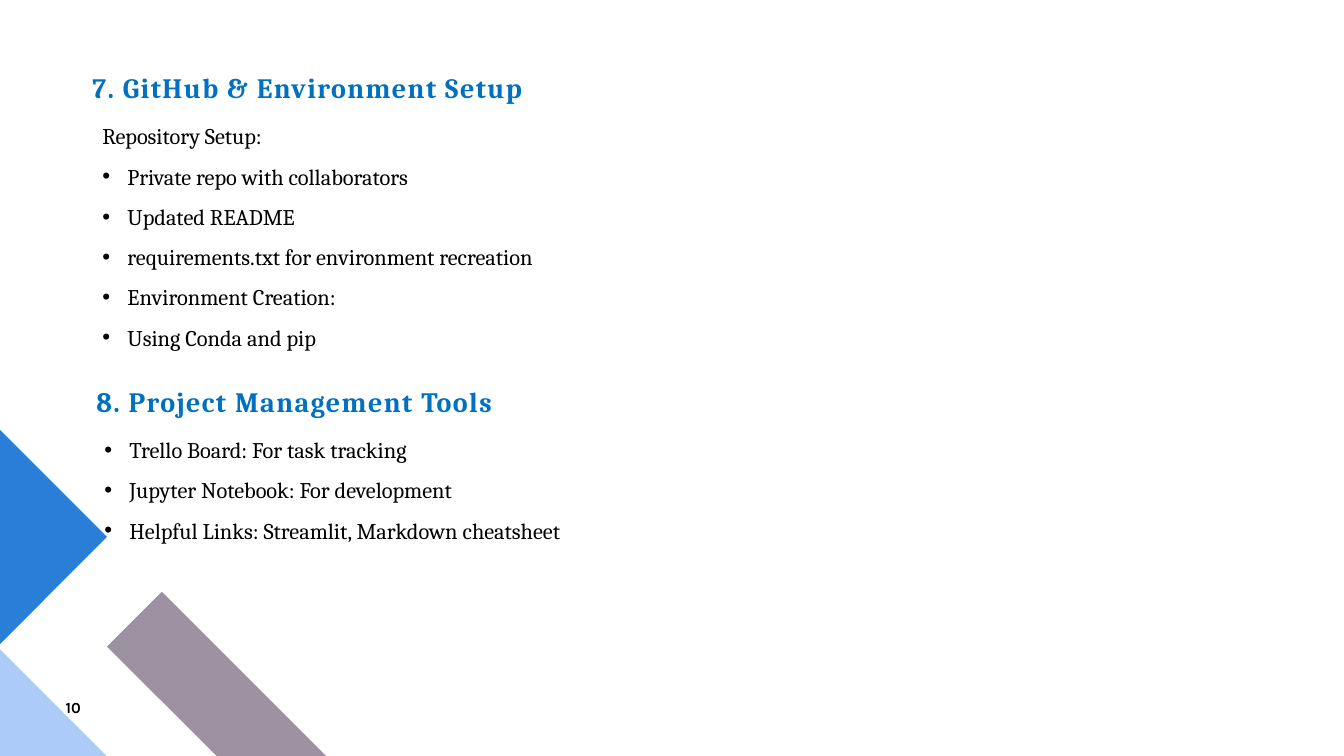
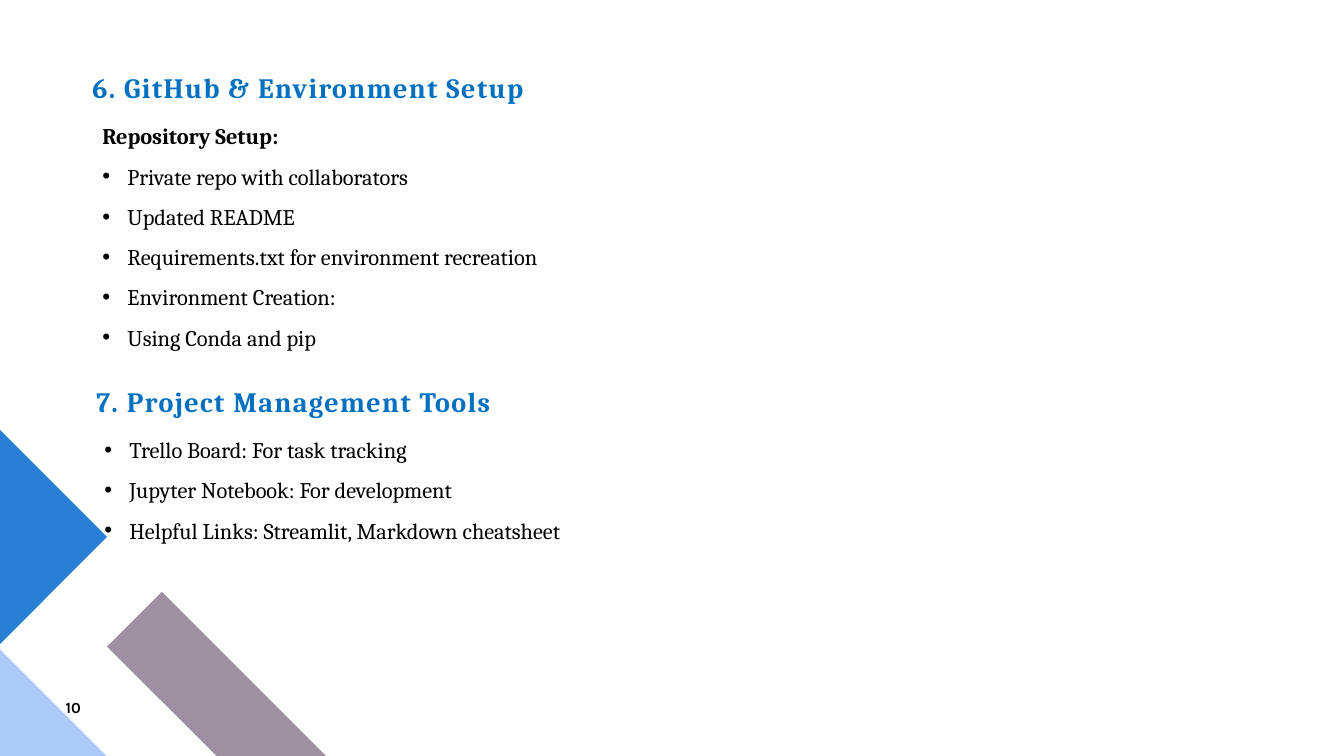
Before and after one commit to mdangirwa/2409NLP_Group_2, a slide deck: slide 10 of Final NLP Presentation - Team Project July 2025.pptx. Drawn at 1344x756 pixels with LibreOffice and Linux fonts; fonts in the diff are those of the drawing. Boxes give left, top, right and bottom in pixels: in the first picture for what was removed or moved away, otherwise in the second. Text is boxed around its words. In the diff, an @@ line names an element or a change of style, - is before the commit and + after.

Commit message:
SG
Presentation - Final NLP Team project July 2025

```diff
--- a/Final NLP Presentation - Team Project July 2025.pptx
+++ b/Final NLP Presentation - Team Project July 2025.pptx
@@ title at (x1=92, y1=78, x2=523, y2=104): text changed @@
-7. GitHub & Environment Setup
+6. GitHub & Environment Setup
@@ text at (x1=102, y1=128, x2=278, y2=149): bold on in "Repository Setup:" @@
@@ text at (x1=127, y1=249, x2=537, y2=270): text changed @@
-• requirements.txt for environment recreation
+• Requirements.txt for environment recreation
@@ text at (x1=96, y1=392, x2=490, y2=418): text changed @@
-8. Project Management Tools
+7. Project Management Tools
```
Also in this commit, not shown: 7 other slides changed, 1 slide added, 1 slide removed.
